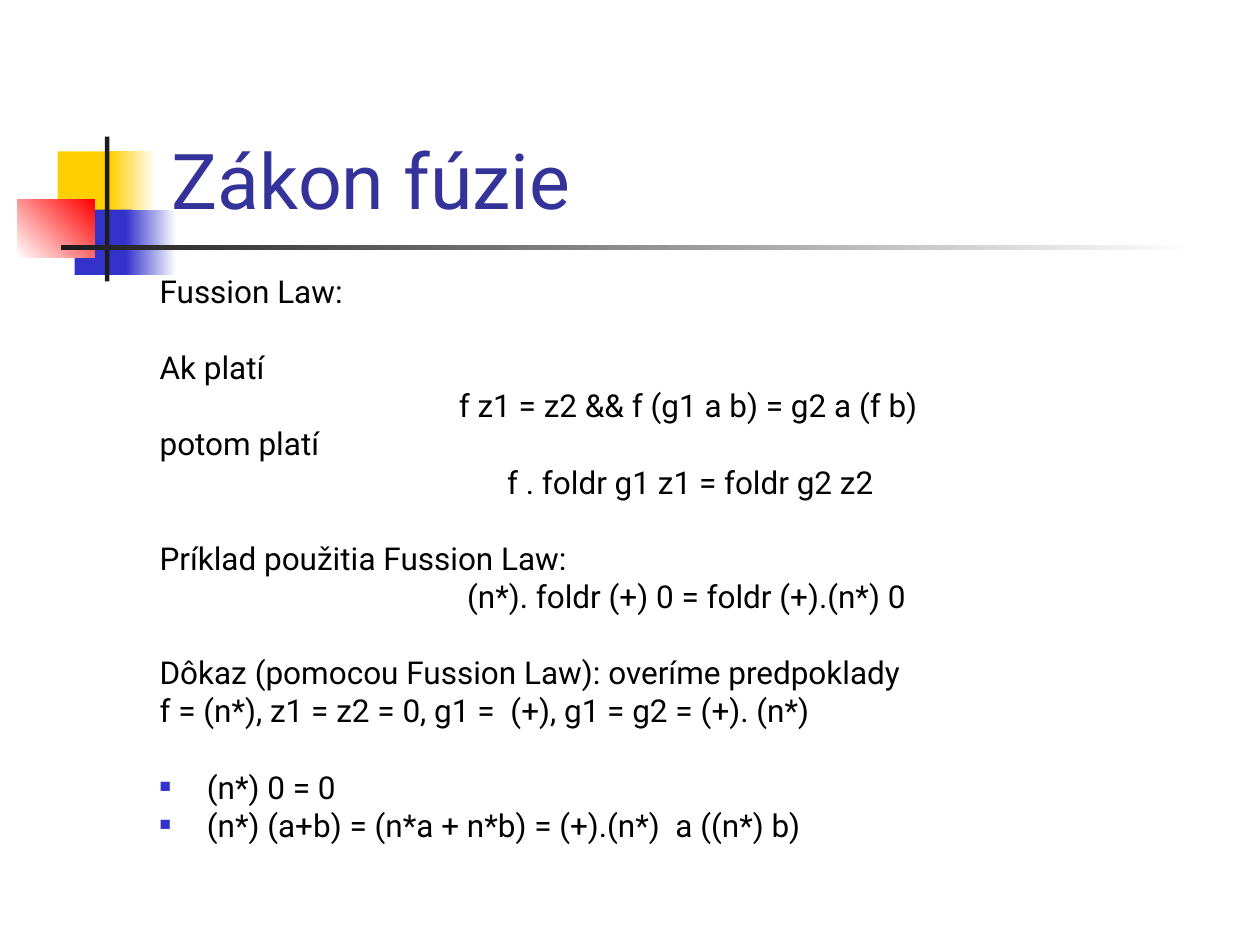
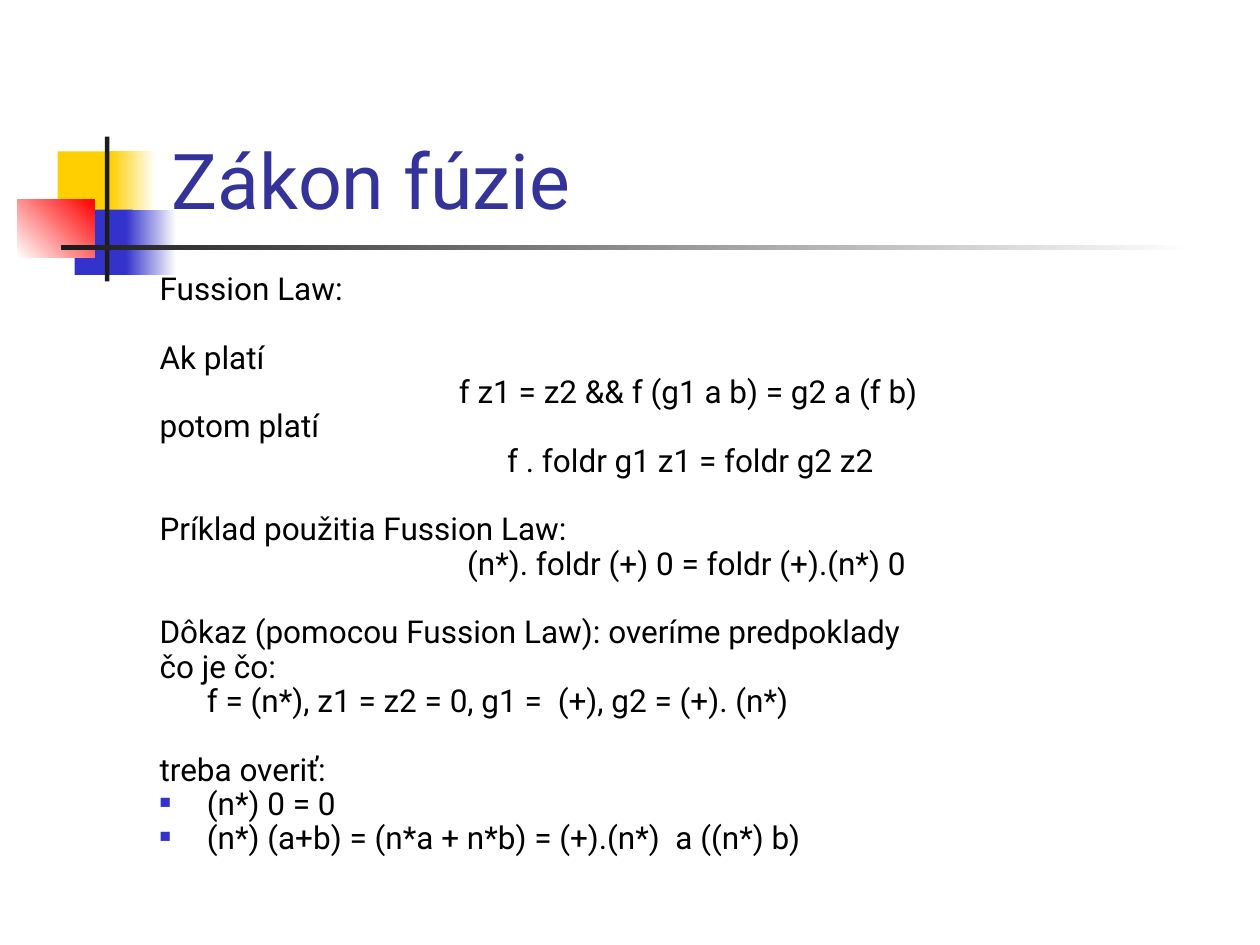
Before and after one commit to Funkcionalne/Prednasky, a slide deck: slide 22 of 02/02_fpro.ppt. Drawn at 1260x945 pixels with LibreOffice and Linux fonts; fonts in the diff are those of the drawing. Boxes give left, top, right and bottom in pixels: in the first picture for what was removed or moved away, otherwise in the second. Text is boxed around its words. In the diff, an @@ line names an element or a change of style, - is before the commit and + after.

```diff
--- a/02/02_fpro.ppt
+++ b/02/02_fpro.ppt
@@ text at bbox=[160, 271, 918, 856]: line spacing 0.8 to 0.7 @@
@@ text at bbox=[160, 649, 788, 782]: text changed @@
-f = (n*), z1 = z2 = 0, g1 = (+), g1 = g2 = (+). (n*)
+čo je čo:
+f = (n*), z1 = z2 = 0, g1 = (+), g2 = (+). (n*)
+treba overiť:
```
Also in this commit, not shown: 12 other slides changed, 2 other files.
